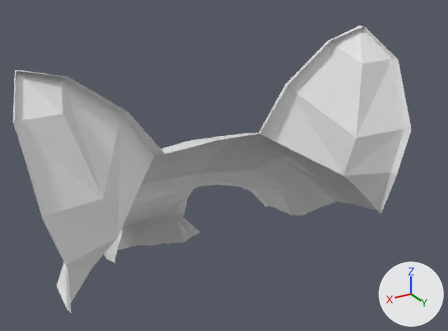
Renders of the Blender file fox.blend from each side of a commit.
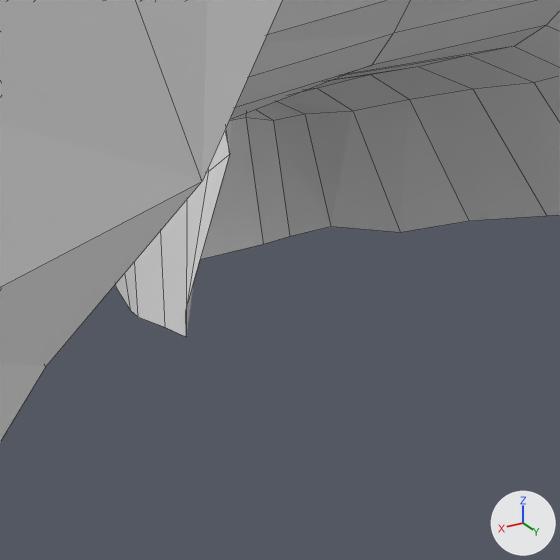
Each version is shown whole from a 50 mm lens placed at (2.06, 5.7, 3.4), pointed at (-0.48, 1.47, 1.28), then close up on the part from 19% to 39% of the width and 63% to 90% of the height. Arrows for +X, +Y and +Z are at lower right; the lights stay in place. The close-ups show mesh edges as thin lines.

The scene before the commit, as lines of its bpy script (objects in view):
```python
me_plane = bpy.data.meshes.new('Plane')
me_plane.from_pydata(...)  # 125 vertices, 91 faces, 5 loose edges; spans x -0.8..6.1, y -15.1..5.6, z -20.5..1.4
ob_plane = bpy.data.objects.new('Plane', me_plane)
ob_plane.location = (0.169, 0.0, 1.771)
ob_plane.rotation_euler = (1.571, 0.0, 0.0)  # degrees (90, 0, 0)
ob_plane.scale = (0.204, 0.131, 0.131)
_m = ob_plane.modifiers.new('Mirror', 'MIRROR')
_m.use_clip = True
_m.mirror_object = ob_mirror
```
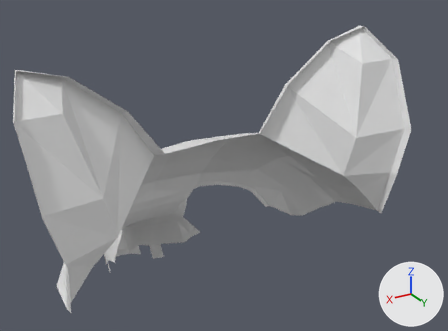
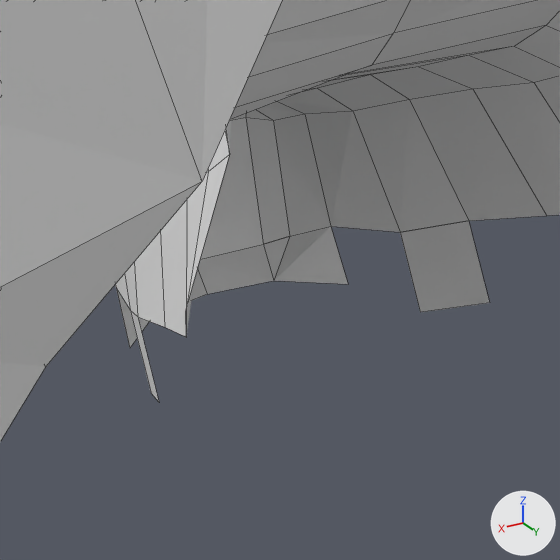
Commit message: Added the nose

Pixel boxes [x1, y1, x2, y2] of what changed, in the close-ups (560 x 560 px):
part 1 of me_plane, added: after [116, 221, 490, 402]

The change, as a list of edits to the scene's bpy script:
```text
Change me_plane:
    used by ob_plane; location = (0.169, 0.0, 1.771); rotation_euler = (1.571, 0.0, 0.0), in degrees (90, 0, 0); scale = (0.204, 0.131, 0.131)
    remove me_plane.from_pydata(...)  # 125 vertices, 91 faces, 5 loose edges; spans x -0.8..6.1, y -15.1..5.6, z -20.5..1.4
    add me_plane.from_pydata(...)  # 137 vertices, 97 faces, 8 loose edges; spans x -0.8..6.1, y -15.5..5.6, z -20.5..1.4
    me_plane part 1
    12 vertices are added at x -0.8..0.8, y -15.5..-12.2, z -5.4..0.5
    3 loose edges are added
    6 new faces join them
```
